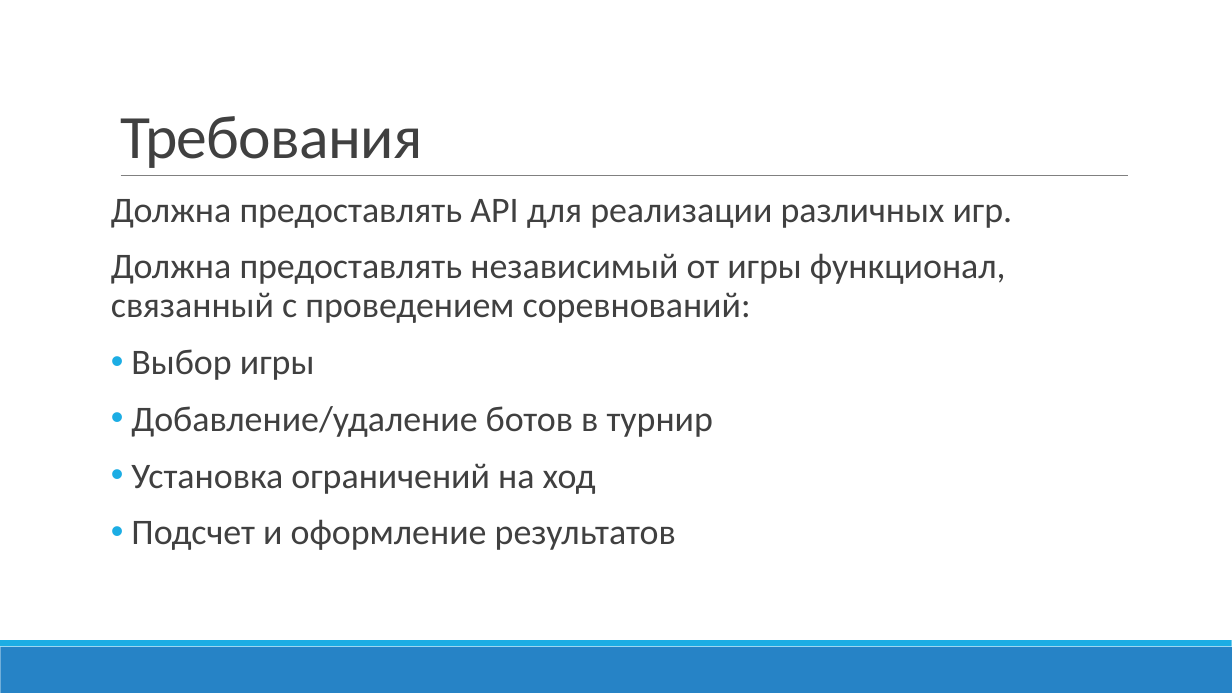
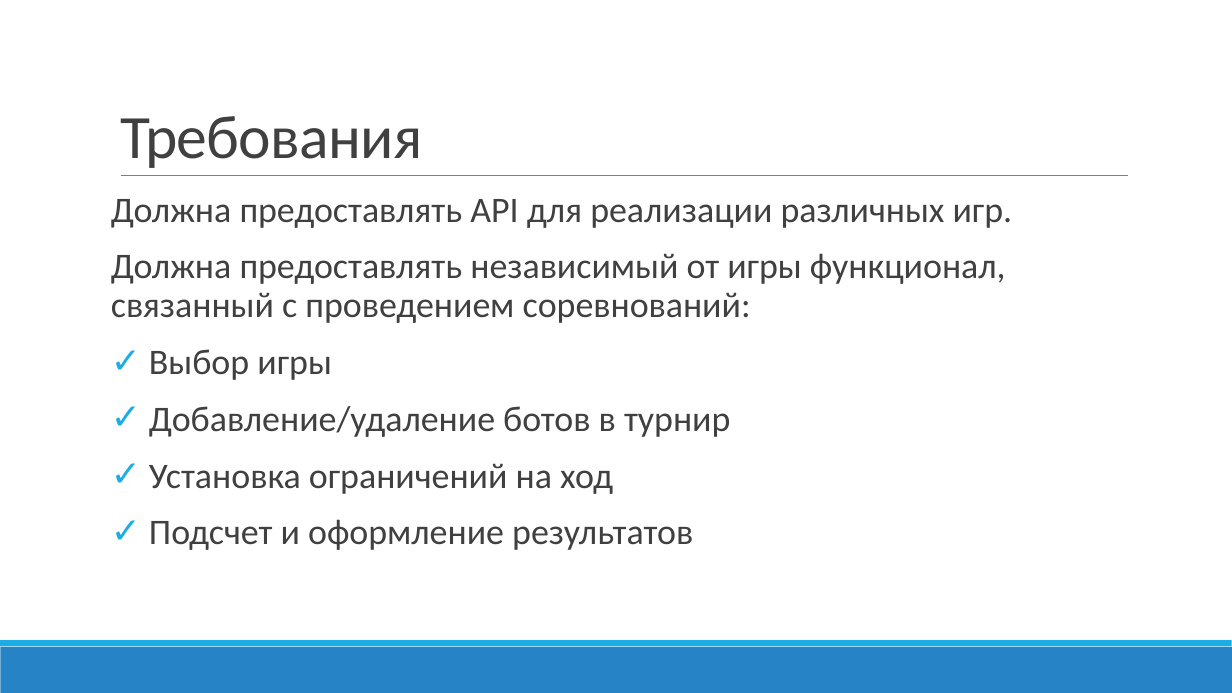
Before and after one commit to RobertArifulin/BotsFight, a slide deck: slide 4 of Docs/Битвы Ботов.pptx. Drawn at 1232x693 pixels with LibreOffice and Linux fonts; fonts in the diff are those of the drawing. Boxes give left, top, right and bottom in pixels: in the first picture for what was removed or moved away, otherwise in the second. Text is boxed around its words. In the diff, an @@ line names an element or a change of style, - is before the commit and + after.

Commit message:
presentation

```diff
--- a/Docs/Битвы Ботов.pptx
+++ b/Docs/Битвы Ботов.pptx
@@ text at (x1=149, y1=349, x2=730, y2=550): bullet • to ✓ @@
```
Also in this commit, not shown: 4 other slides changed, 2 slides added, 6 other files.
